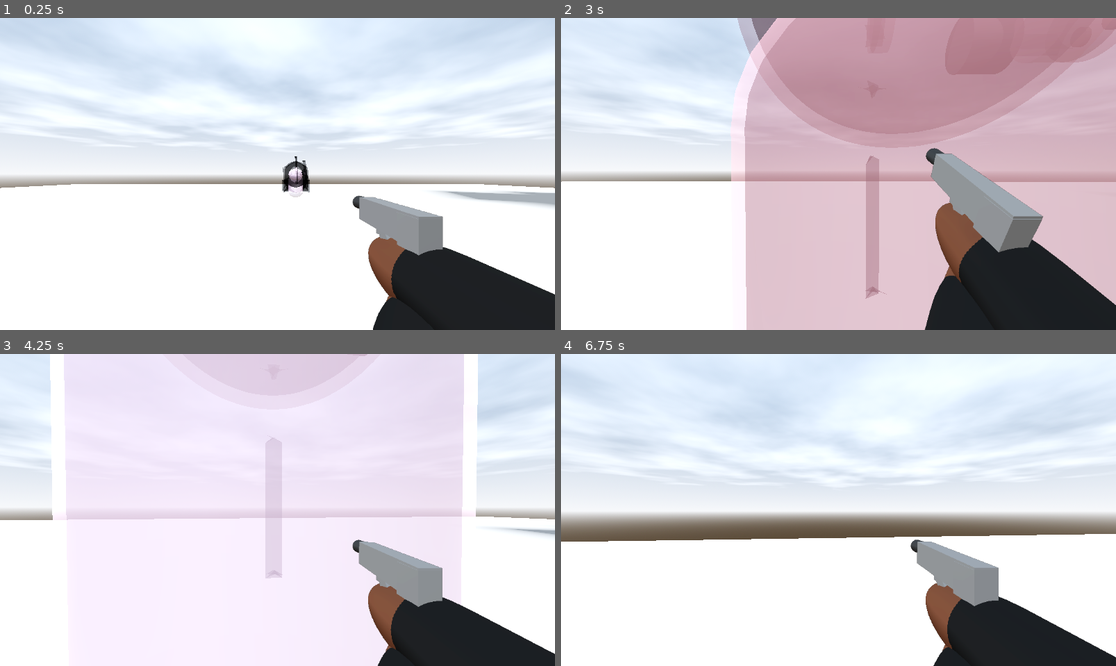
Above: before the commit, frames 1-4 (two rows, left to right).
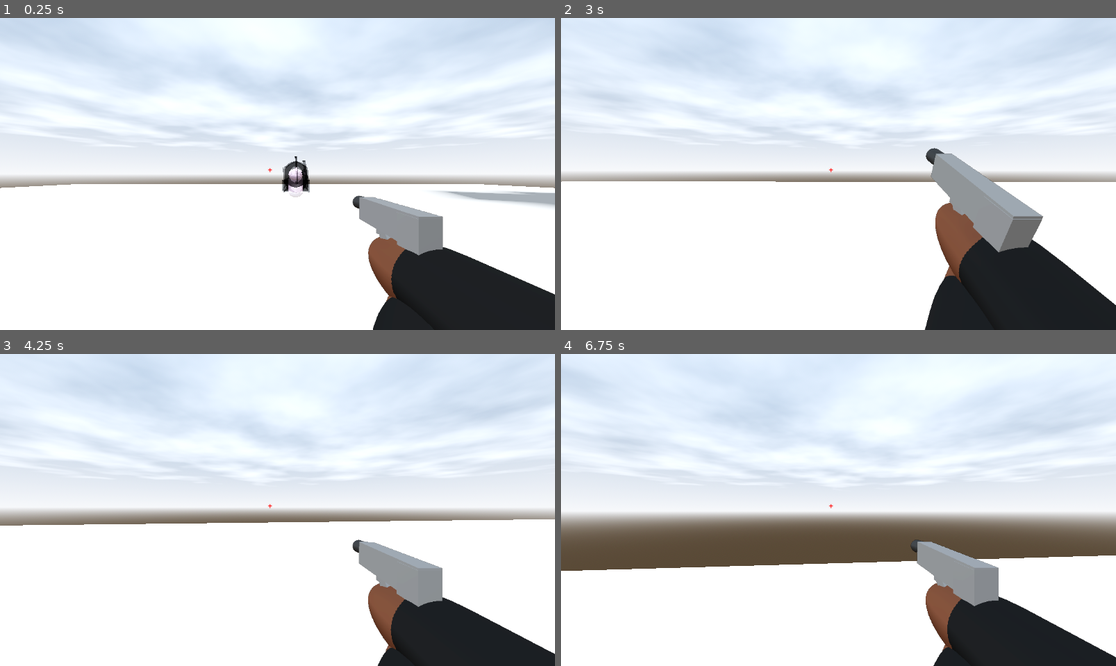
Above: after the commit, the same moments.

Repository: DylanFrenzy/The-Trials-and-Tribulations-of-Tim-Cheese
Game: Godot game, scene res://scenes/main.tscn
The game is run twice, just before and just after one commit, with the same random seed, the same clock (stepped at 60 frames per second) and the same inputs.
Inputs (mouse positions are in pixels of both pictures, inside the frame that each line leads up to):
- Up to frame 1 (0.25 s): no input
- Up to frame 2 (3 s): move the mouse to (866, 174) at 0.52 s; press the mouse at (866, 174) at 0.53 s; hold W (move_forward) from 0.53 s (still down); tap Space (jump) at 0.77, 1.52 s; move the mouse to (810, 174) at 1.27 s; release the mouse at (810, 174) at 1.28 s; click (810, 174) at 1.35 s; move the mouse to (849, 167) at 2.02 s; press the mouse at (849, 167) at 2.03 s; move the mouse to (832, 180) at 2.77 s; release the mouse at (832, 180) at 2.78 s; click (832, 180) at 2.85 s
- Up to frame 3 (4.25 s): keep holding W (move_forward); tap Space (jump) at 3.02, 3.77 s; move the mouse to (316, 513) at 3.52 s; press the mouse at (316, 513) at 3.53 s
- Up to frame 4 (6.75 s): move the mouse to (794, 506) at 4.27 s; release the mouse at (794, 506) at 4.28 s; click (794, 506) at 4.35 s; tap Space (jump) at 4.52, 6.02 s; move the mouse to (844, 510) at 5.02 s; press the mouse at (844, 510) at 5.03 s; move the mouse to (816, 503) at 5.77 s; release W (move_forward) at 5.78 s; release the mouse at (816, 503) at 5.78 s; hold D (move_right) 5.78-6.53 s; click (816, 503) at 5.85 s; move the mouse to (866, 510) at 6.52 s; press the mouse at (866, 510) at 6.53 s; hold W (move_forward) from 6.53 s (still down)

The runs differ from the first frame. In frame 1, less than 0.1% of the frame differs, in the area x 48-50%, y 48-50%; in frame 2, 55%, in the area x 30-100%, y 0-100%; in frame 3, 14%; in frame 4, 7.7%.

Commit message:
add crosshair

Diff:
--- a/3d-project/assets/pistol.tscn
+++ b/3d-project/assets/pistol.tscn
@@ -99,10 +99,6 @@
 [node name="AudioStreamPlayer3D" type="AudioStreamPlayer3D" parent="."]
 transform = Transform3D(1, 0, 0, 0, 1, 0, 0, 0, 1, -0.000100136, -0.00268447, 0.000457525)
 
-[node name="RayCast3D" type="RayCast3D" parent="."]
-transform = Transform3D(1, 0, 0, 0, 1, 0, 0, 0, 1, 1, 0.4, 0)
-target_position = Vector3(-90, 0, 0)
-
 [node name="muzzle_flash" parent="." instance=ExtResource("3_bxbka")]
 transform = Transform3D(1, 0, 0, 0, 1, 0, 0, 0, 1, -10, 0.4, -2)
 amount = 8
--- a/3d-project/scenes/gun_cam.tscn
+++ b/3d-project/scenes/gun_cam.tscn
@@ -619,6 +619,10 @@
 &"pistol": ExtResource("5_6r2yp")
 }
 
+[node name="RayCast3D" type="RayCast3D" parent="Node3D/Pistol"]
+transform = Transform3D(1, 0, 0, 0, 1, 0, 0, 0, 1, 1, 0.424, 1.95201)
+target_position = Vector3(-1e+07, 0, 0)
+
 [node name="AudioStreamPlayer3D" type="AudioStreamPlayer3D" parent="."]
 stream = ExtResource("4_utigt")
 
@@ -642,7 +646,7 @@
 material = ExtResource("11_dg5pf")
 
 [node name="left_arm_solo" type="CSGMesh3D" parent="."]
-transform = Transform3D(-0.000239449, 0.145469, -0.0802846, 0.0999993, 0.000979991, 1.25198e-09, 0.000322452, -0.195893, -0.0596187, 0.137661, -0.151003, -0.170338)
+transform = Transform3D(-0.000239449, 0.145469, -0.0802846, 0.0999994, 0.000979991, 1.25198e-09, 0.000322452, -0.195893, -0.0596187, 0.137661, -0.151003, -0.170338)
 visible = false
 layers = 2
 mesh = SubResource("CapsuleMesh_jtfo8")
--- a/3d-project/scenes/main.tscn
+++ b/3d-project/scenes/main.tscn
@@ -218,3 +218,20 @@
 [node name="CollisionShape3D3" type="CollisionShape3D" parent="building1/StaticBody3D"]
 transform = Transform3D(0.103288, 0, 0, 0, 0.158435, 0, 0, 0, 0.0248742, -0.477676, -0.401196, -0.0294315)
 shape = SubResource("ConcavePolygonShape3D_i5arm")
+
+[node name="Crosshair" type="CanvasLayer" parent="."]
+
+[node name="TextureRect" type="Label" parent="Crosshair"]
+modulate = Color(1, 0, 0, 1)
+anchors_preset = 8
+anchor_left = 0.5
+anchor_top = 0.5
+anchor_right = 0.5
+anchor_bottom = 0.5
+offset_left = -20.0
+offset_top = -20.0
+offset_right = 20.0
+offset_bottom = 20.0
+grow_horizontal = 2
+grow_vertical = 2
+text = "+"
